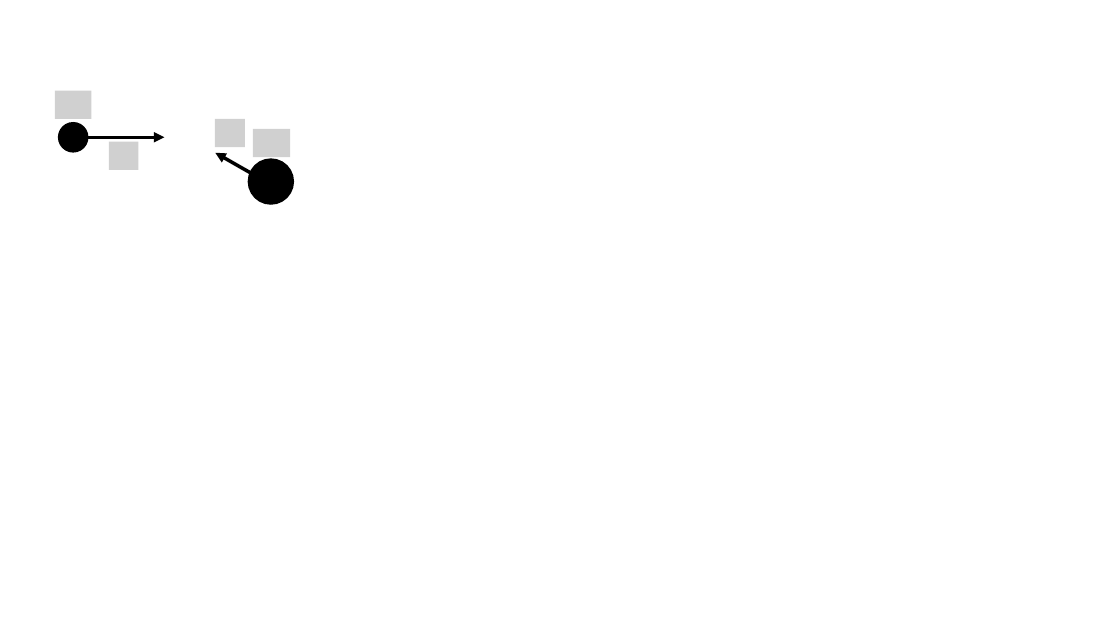
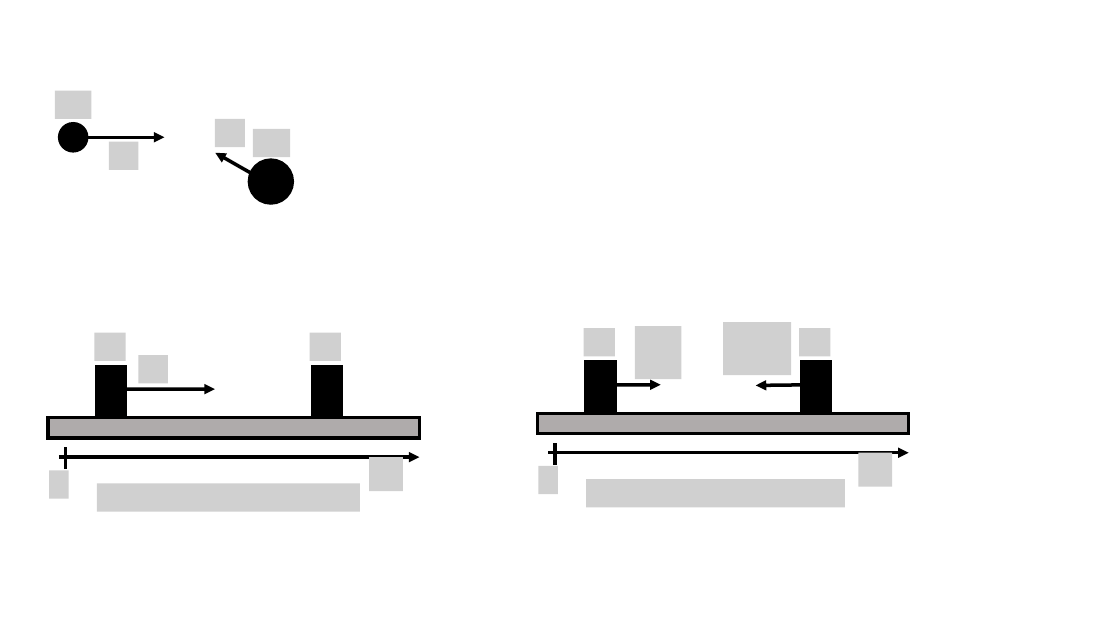
Before and after one commit to OSTP/PhysicsArtofModelling, a slide deck: slide 5 of tex/figures/MomentumAndCM/Figures.pptx. Drawn at 1120x630 pixels with LibreOffice and Linux fonts; fonts in the diff are those of the drawing; grey boxes stand for pictures. Boxes give left, top, right and bottom in pixels: in the first picture for what was removed or moved away, otherwise in the second. Text is boxed around its words. In the diff, an @@ line names an element or a change of style, - is before the commit and + after.

```diff
--- a/tex/figures/MomentumAndCM/Figures.pptx
+++ b/tex/figures/MomentumAndCM/Figures.pptx
@@ group added at (538,322,909,507): 7 pictures, 3 rectangles, 3 arrows, 1 line @@
@@ group added at (48,333,419,513): 6 pictures, 3 rectangles, 2 arrows, 1 line @@
```
Also in this commit, not shown: 4 other files.
